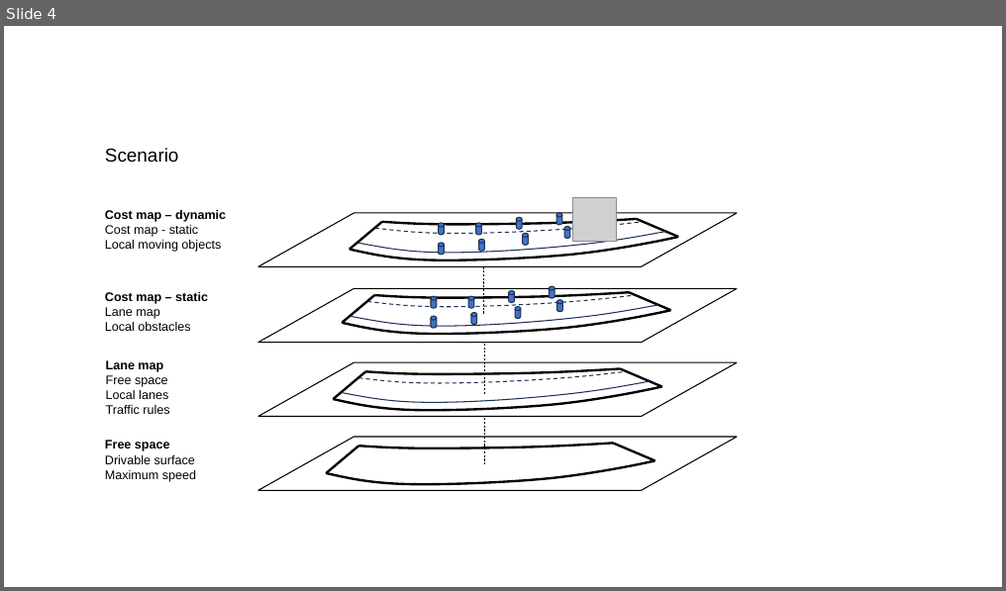
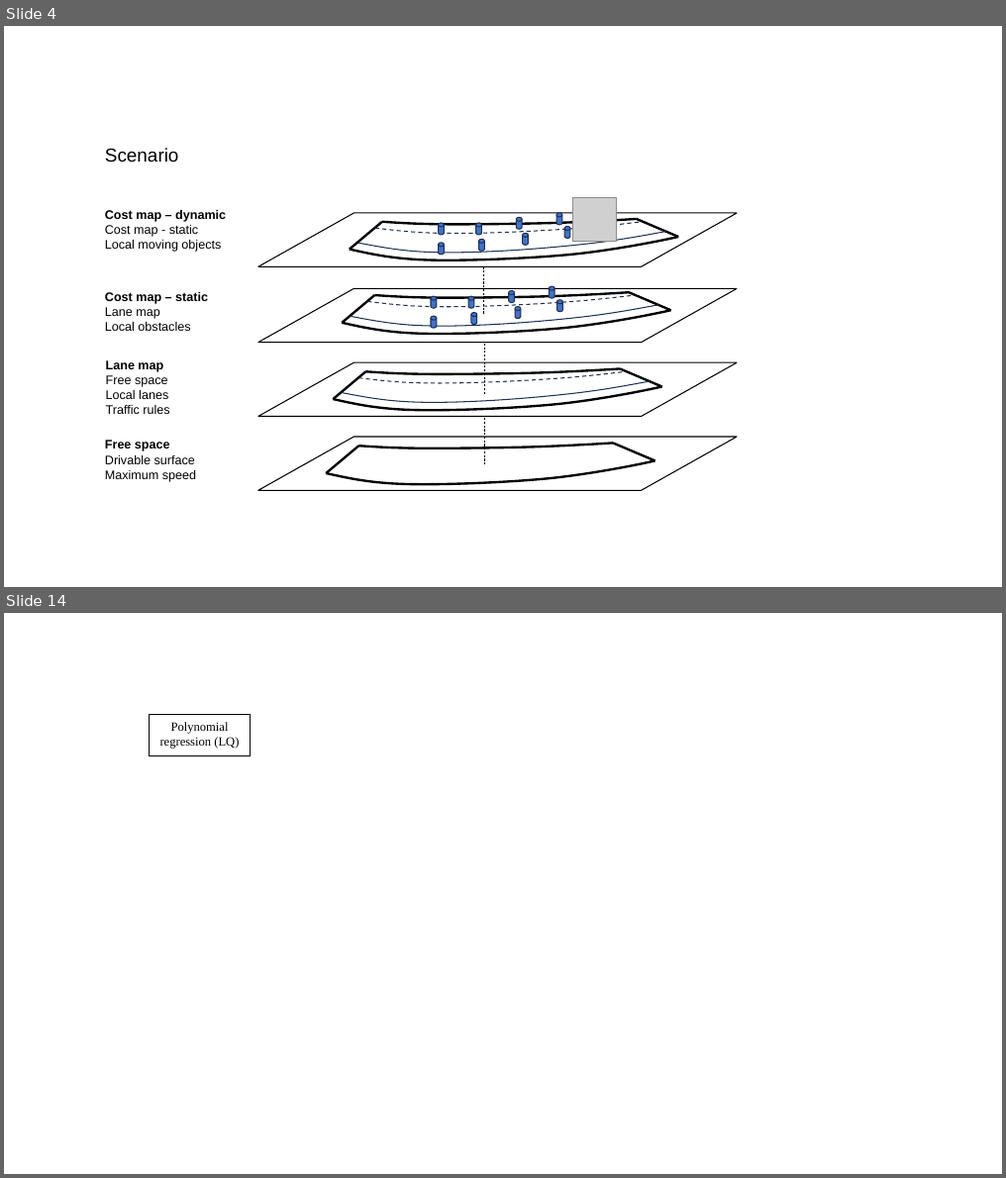
Before and after one commit to jkk-research/CooperativeResearchPlatform, a slide deck: doc/CRP_arch.pptx. Shown one above the other, each under a label of ours: slide 4 before the commit, slides 4 and 14 after it; the slides between them are not shown. The pictures are 1006x591 and 1006x1178 pixels, drawn with LibreOffice and Linux fonts; fonts in the diff are those of the drawing; grey boxes stand for pictures. Boxes give left, top, right and bottom in pixels: in the first picture for what was removed or moved away, otherwise in the second. Text is boxed around its words. In the diff, an @@ line names an element or a change of style, - is before the commit and + after.

```diff
--- a/doc/CRP_arch.pptx
+++ b/doc/CRP_arch.pptx
@@ slide 14 added at box(4, 613, 1002, 1174), background #FFFFFF @@
@@ rectangle added at box(150, 715, 251, 756), outline #000000 1 pt, 12 pt, text #000000 @@
+Polynomial regression (LQ)
```
Also in this commit, not shown: 1 other slide added, 2 other files.
